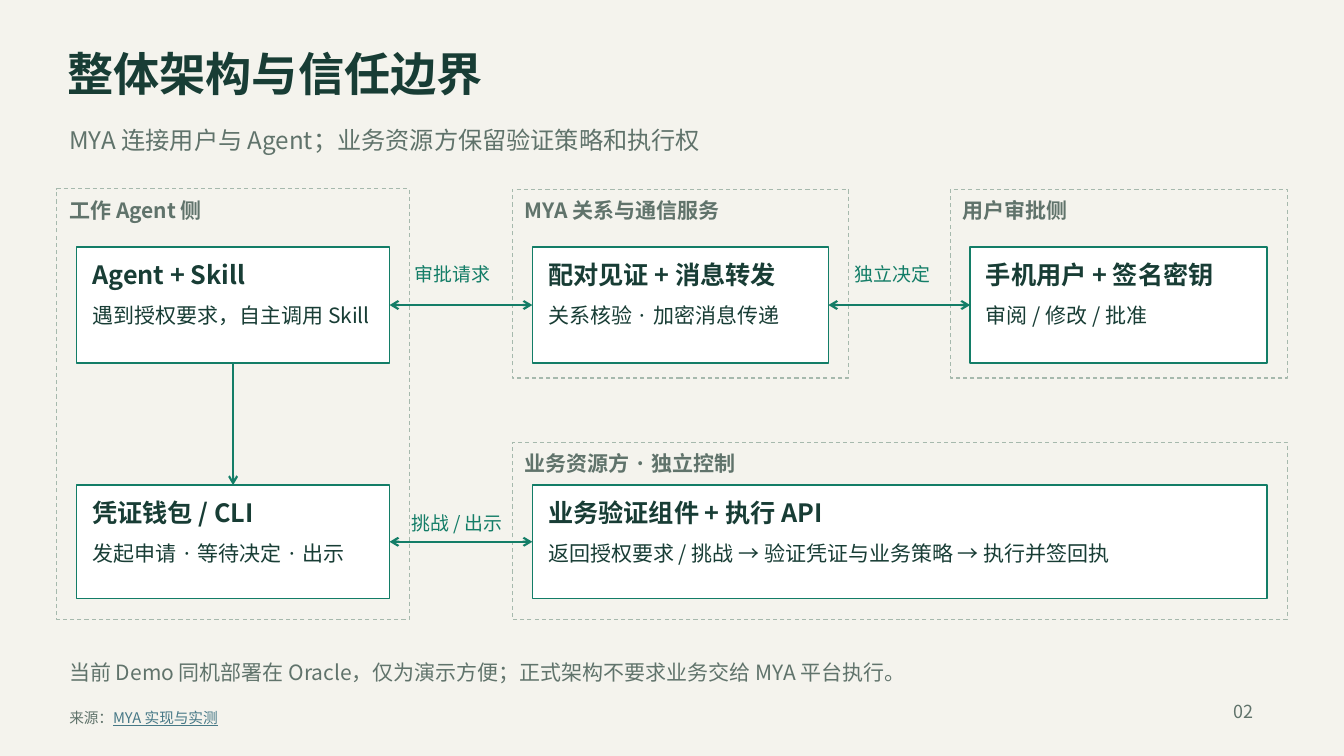
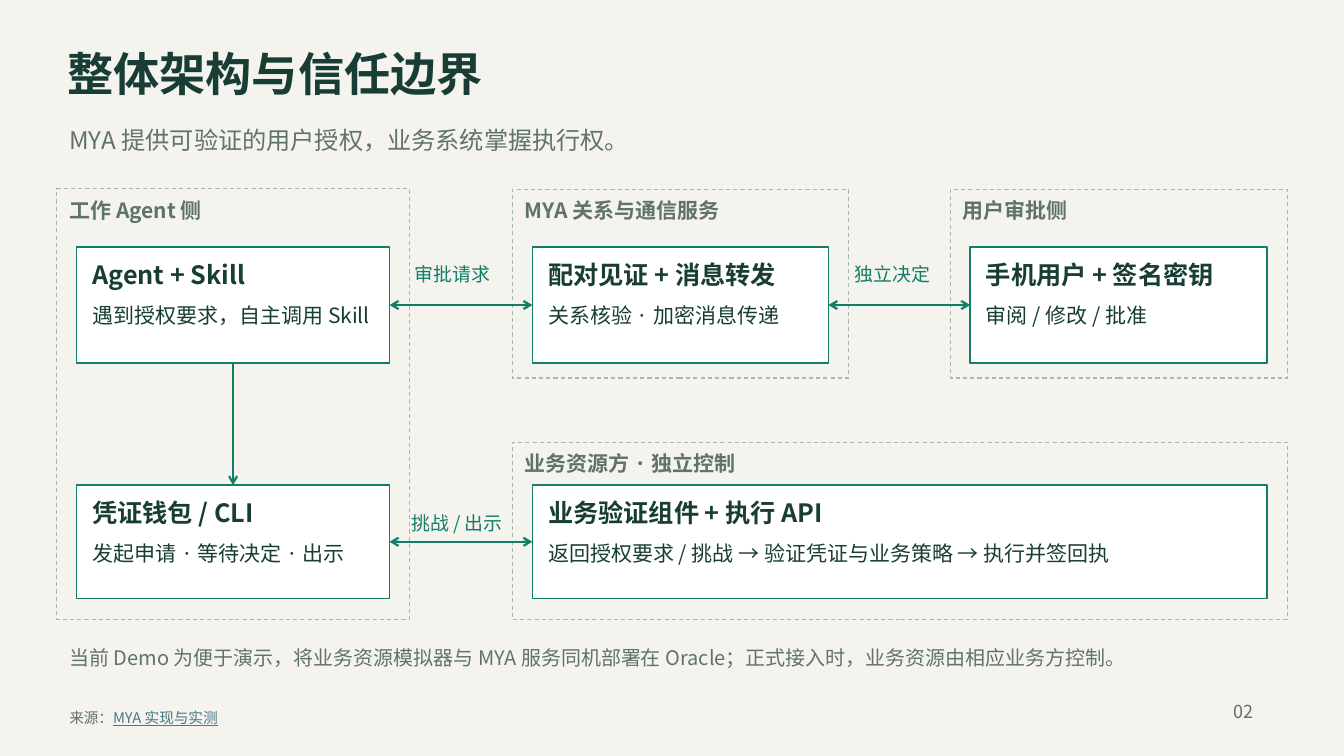
Before and after one commit to seanzhang9999/mya_demo, a slide deck: slide 2 of docs/presentations/MYA_Architecture_v5_20260915.pptx. Drawn at 1344x756 pixels with LibreOffice and Linux fonts; fonts in the diff are those of the drawing. Boxes give left, top, right and bottom in pixels: in the first picture for what was removed or moved away, otherwise in the second. Text is boxed around its words. In the diff, an @@ line names an element or a change of style, - is before the commit and + after.

```diff
--- a/docs/presentations/MYA_Architecture_v5_20260915.pptx
+++ b/docs/presentations/MYA_Architecture_v5_20260915.pptx
@@ text at <box>69,128,630,151</box>: text changed @@
-MYA 连接用户与 Agent；业务资源方保留验证策略和执行权
+MYA 提供可验证的用户授权，业务系统掌握执行权。
@@ text at <box>69,648,1126,668</box>: text changed; size 15 to 14.2 pt @@
-当前 Demo 同机部署在 Oracle，仅为演示方便；正式架构不要求业务交给 MYA 平台执行。
+当前 Demo 为便于演示，将业务资源模拟器与 MYA 服务同机部署在 Oracle；正式接入时，业务资源由相应业务方控制。
```
Also in this commit, not shown: 1 other file.
